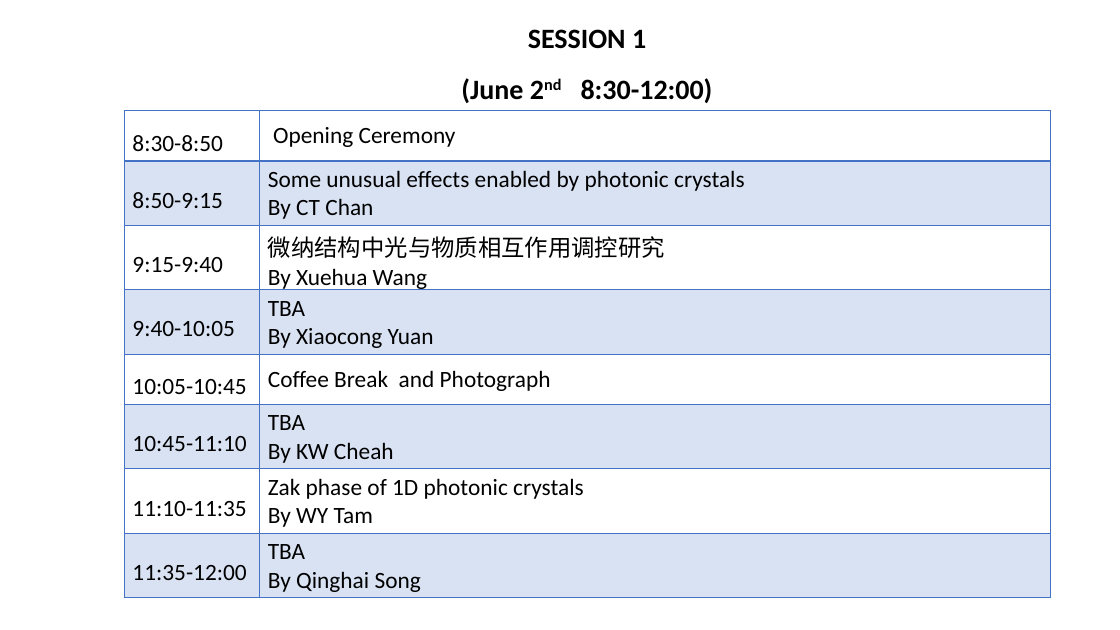
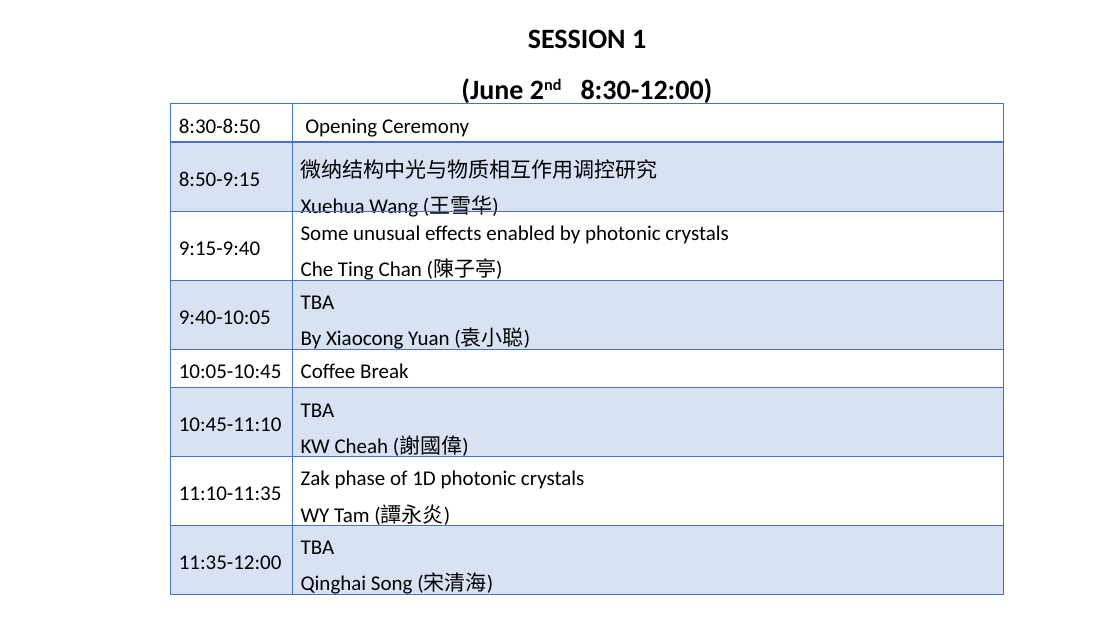
Before and after one commit to gbaswfm/gbaswfm.github.io, a slide deck: slide 2 of text/Program.pptx. Drawn at 1120x630 pixels with LibreOffice and Linux fonts; fonts in the diff are those of the drawing. Boxes give left, top, right and bottom in pixels: in the first picture for what was removed or moved away, otherwise in the second. Text is boxed around its words. In the diff, an @@ line names an element or a change of style, - is before the commit and + after.

```diff
--- a/text/Program.pptx
+++ b/text/Program.pptx
@@ table at (171,104,1004,599) @@
-row 2, column 2: Some unusual effects enabled by photonic crystals / By CT Chan
+row 2, column 2: 微纳结构中光与物质相互作用调控研究 / Xuehua Wang (王雪华)
-row 3, column 2: 微纳结构中光与物质相互作用调控研究 / By Xuehua Wang
+row 3, column 2: Some unusual effects enabled by photonic crystals / Che Ting Chan (陳子亭)
-row 4, column 2: TBA / By Xiaocong Yuan
+row 4, column 2: TBA / By Xiaocong Yuan (袁小聪)
-row 5, column 2: Coffee Break and Photograph
+row 5, column 2: Coffee Break
-row 6, column 2: TBA / By KW Cheah
+row 6, column 2: TBA / KW Cheah (謝國偉)
-row 7, column 2: Zak phase of 1D photonic crystals / By WY Tam
+row 7, column 2: Zak phase of 1D photonic crystals / WY Tam (譚永炎)
-row 8, column 2: TBA / By Qinghai Song
+row 8, column 2: TBA / Qinghai Song (宋清海)
@@ size 20 to 18 pt in "8:30-8:50", "Opening Ceremony", "8:50-9:15", "9:15-9:40" and 5 more places @@
@@ line spacing 1.5 to 1.2 @@
@@ line spacing 1 to 1.2 @@
@@ table: place and size @@
-table at (124,110,1050,597)
+table at (171,104,1004,599)
```
Also in this commit, not shown: 4 other slides changed, 1 slide removed, 7 other files.
